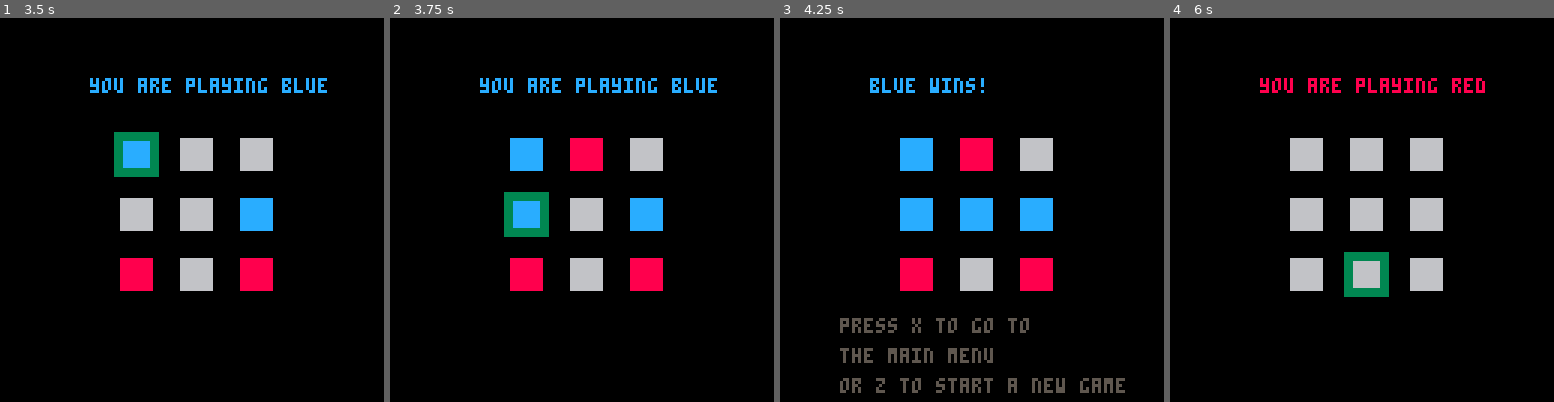
Above: before the commit, frames 1-4 (left to right).
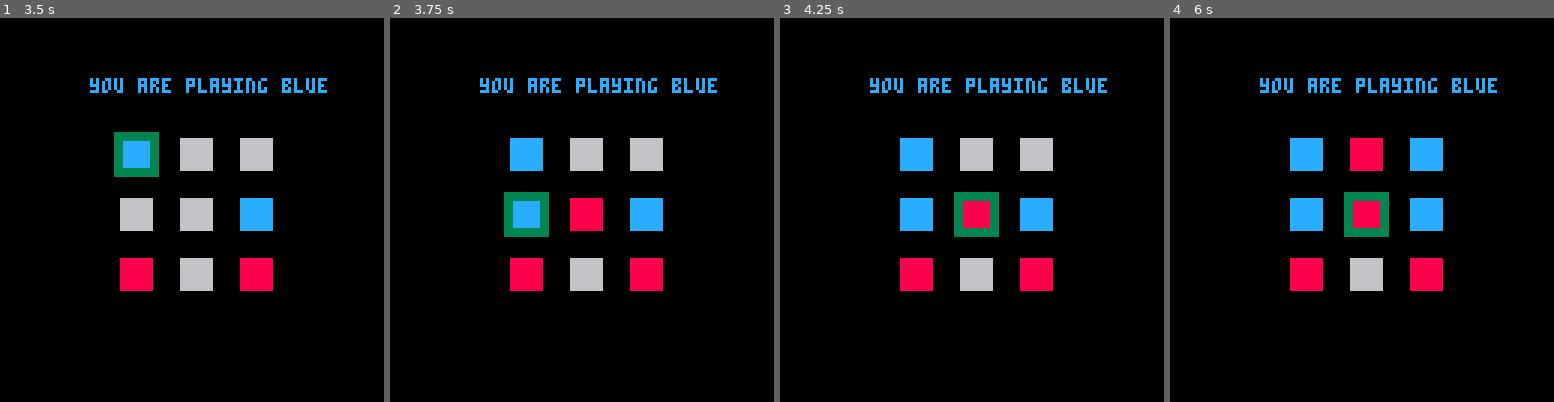
Above: after the commit, the same moments.

Repository: shinkarom/p8-ttt
Game: PICO-8 cartridge ttt.p8
Two runs of this game, one before a commit and one after it. Both use one fixed random seed, a clock stepped at 60 frames per second and the inputs below.
Inputs:
- Up to frame 1 (3.5 s): tap X (X key) at 0.33, 1.07, 1.85, 2.97 s; tap O (Z key) at 0.7, 1.7, 2.1, 2.5, 2.9, 3.3 s; hold Right 1.6-2.1 s; hold Up 2.15-2.42 s; hold Right 2.47-3.03 s; hold Left from 3.08 s (still down)
- Up to frame 2 (3.75 s): release Left at 3.58 s; hold Down from 3.63 s (still down); tap O (Z key) at 3.7 s
- Up to frame 3 (4.25 s): release Down at 3.97 s; hold Right from 4.02 s (still down); tap X (X key) at 4.08 s; tap O (Z key) at 4.1 s
- Up to frame 4 (6 s): tap O (Z key) every 0.4 s from 4.5 to 5.7 s; release Right at 4.68 s; hold Up 4.73-5.03 s; hold Left 5.08-5.68 s; tap X (X key) at 5.2 s; hold Down from 5.73 s (still down)

Frame 1 is identical in both runs. In frame 2, 1.5% of the frame differs, in the area x 46-56%, y 31-56%; in frame 3, 5.5%; in frame 4, 8.5%, in the area x 23-86%, y 15-73%.

Commit message:
Improve AI

Diff:
--- a/ttt.p8
+++ b/ttt.p8
@@ -178,6 +178,10 @@
 red_color=8
 blue_color=12
 
+triples={{1,2,3},{4,5,6},
+  {7,8,9},{1,4,7},{2,5,8},{3,6,9},
+  {1,5,9},{3,5,7}}
+
 function init_game()
  winner=empty
  grid={ empty,empty,empty,
@@ -216,12 +220,9 @@
 end
 
 function check_winner()
- local threes={{1,2,3},{4,5,6},
-  {7,8,9},{1,4,7},{2,5,8},{3,6,9},
-  {1,5,9},{3,5,7}}
- for i=1,#threes do
-  local t=threes[i]
-  local w=check_three(t[1],t[2],t[3])
+ for i=1,#triples do
+  local t=triples[i]
+  local w=check_triple(t[1],t[2],t[3])
   if w!=empty then return w end
  end
  local empties=get_empties()
@@ -229,7 +230,7 @@
  return empty
 end
 
-function check_three(x,y,z)
+function check_triple(x,y,z)
  if grid[x]!=empty and grid[x]==grid[y] and grid[x]==grid[z] then
   return grid[x]
  else
@@ -252,8 +253,33 @@
  return ops
 end
 
+function get_hole()
+ for i=1,#triples do
+  local tr=triples[i]
+  local hm=0
+  local em=nil
+  for j=1,#tr do
+   local cl=tr[j]
+   if grid[cl]==empty then
+    em=cl
+   elseif grid[cl]==human_player then
+    hm=hm+1
+   end
+  end
+  if (hm==2) and (em!=nil) then
+   return em
+  end
+ end
+ return nil
+end
+
 function select_ai_move()
- return rnd(get_empties())
+	local hole=get_hole()
+	if hole!=nil then
+	 return hole
+	else
+  return rnd(get_empties())
+ end
 end
 __gfx__
 00000000000000000000000000000000000000000000000000000000000000000000000000000000000000000000000000000000000000000000000000000000
Not shown, changed: ttt.p8.png
